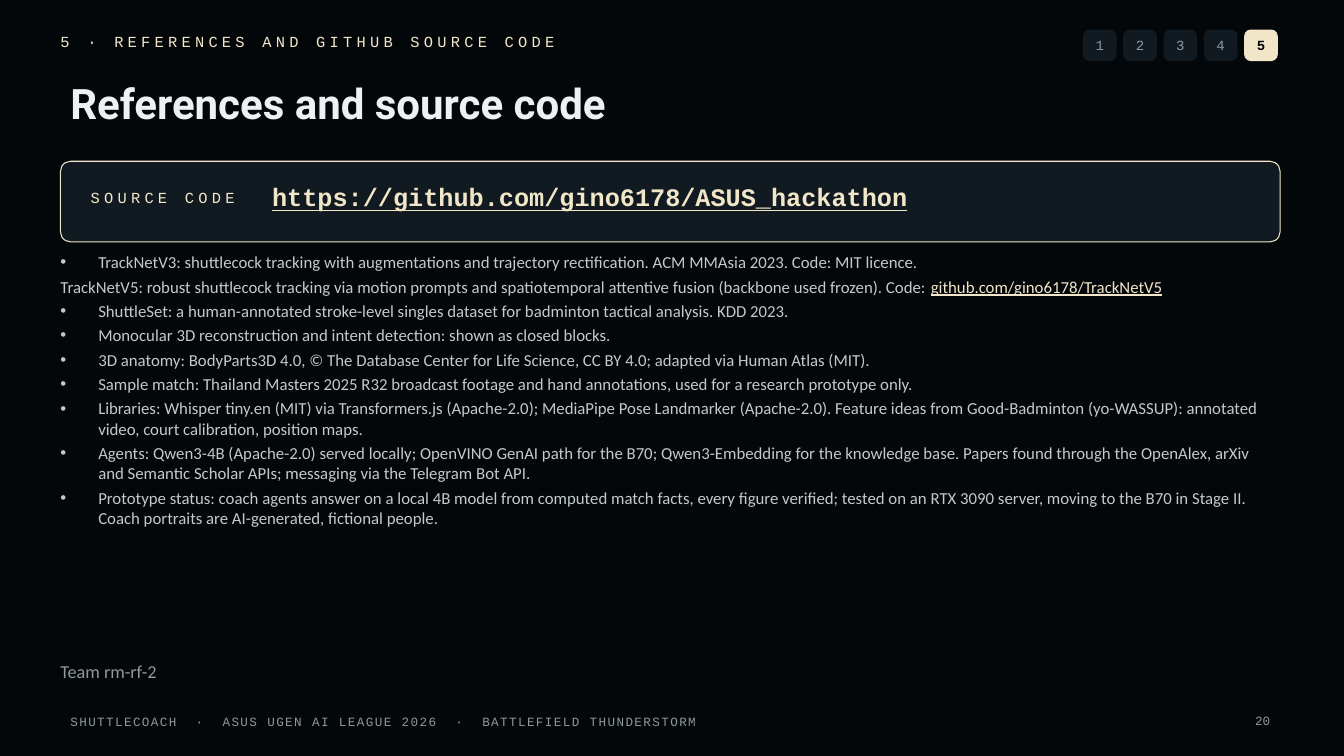
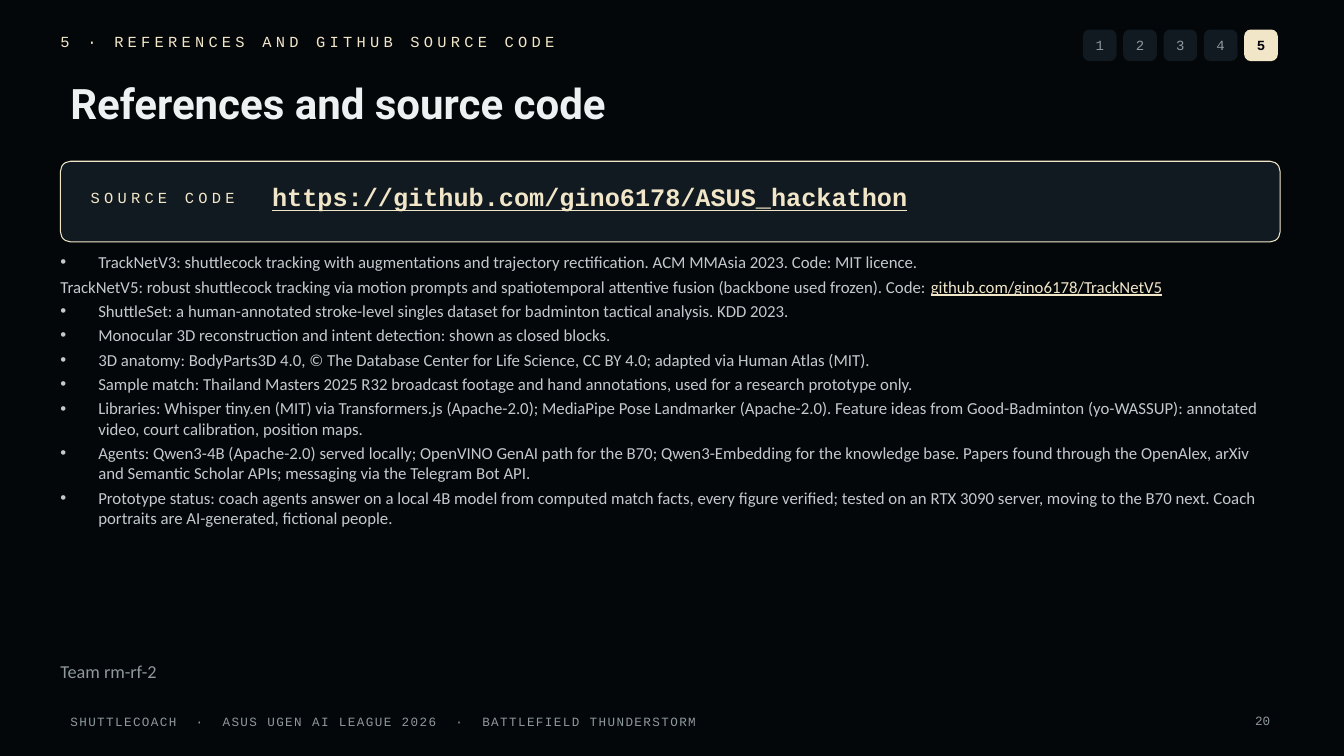
Before and after one commit to gino6178/ASUS_hackathon, a slide deck: slide 20 of deck/ShuttleCoach_StageI_Proposal_v4_static.pptx. Drawn at 1344x756 pixels with LibreOffice and Linux fonts; fonts in the diff are those of the drawing. Boxes give left, top, right and bottom in pixels: in the first picture for what was removed or moved away, otherwise in the second. Text is boxed around its words. In the diff, an @@ line names an element or a change of style, - is before the commit and + after.

```diff
--- a/deck/ShuttleCoach_StageI_Proposal_v4_static.pptx
+++ b/deck/ShuttleCoach_StageI_Proposal_v4_static.pptx
@@ text at (98, 492, 1255, 527): text changed @@
-• Prototype status: coach agents answer on a local 4B model from computed match facts, every figure verified; tested on an RTX 3090 server, moving to the B70 in Stage II. Coach portraits are AI-generated, fictional people.
+• Prototype status: coach agents answer on a local 4B model from computed match facts, every figure verified; tested on an RTX 3090 server, moving to the B70 next. Coach portraits are AI-generated, fictional people.
```
Also in this commit, not shown: 3 other slides changed, 10 other files.
